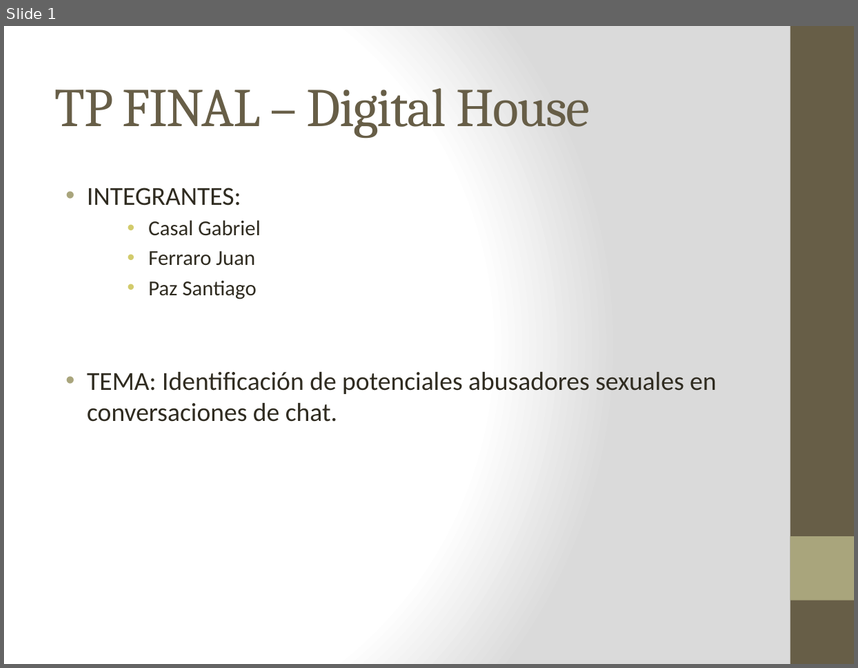
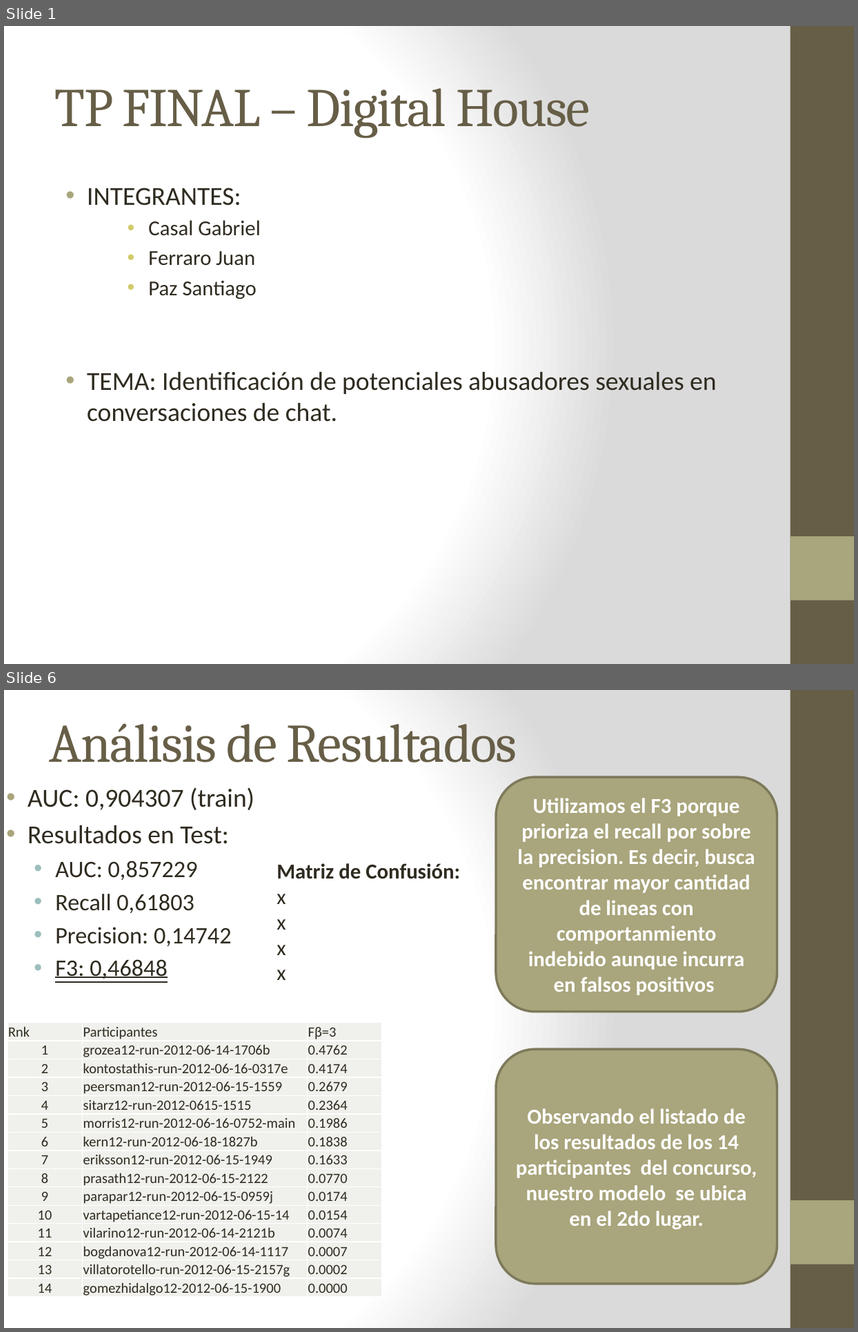
Before and after one commit to GabrielCasal/Digital_House, a slide deck: Tp Final/Presentacion/TP_FINAL_V1.pptx. Shown one above the other, each under a label of ours: slide 1 before the commit, slides 1 and 6 after it; the slides between them are not shown. The pictures are 858x668 and 858x1332 pixels, drawn with LibreOffice and Linux fonts; fonts in the diff are those of the drawing. Boxes give left, top, right and bottom in pixels: in the first picture for what was removed or moved away, otherwise in the second. Text is boxed around its words. In the diff, an @@ line names an element or a change of style, - is before the commit and + after.

```diff
--- a/Tp Final/Presentacion/TP_FINAL_V1.pptx
+++ b/Tp Final/Presentacion/TP_FINAL_V1.pptx
@@ slide 6 added at [4,690,854,1328], background gradient #FFFFFF to #DADADA; not listed: 2 template elements that a slide beside it also shows @@
@@ title added at [50,723,517,762], 46 pt, text #675E47 @@
+Análisis de Resultados
@@ text added at [27,787,254,982], 20 pt, text #2F2B20 @@
+• AUC: 0,904307 (train)
+• Resultados en Test:
+  • AUC: 0,857229
+  • Recall 0,61803
+  • Precision: 0,14742
+  • F3: 0,46848
@@ rounded rectangle added at [496,777,777,1012], fill #A9A57C, outline #7D7A5C 2 pt, 18 pt, text #FFFFFF, bold @@
+Utilizamos el F3 porque prioriza el recall por sobre la precision. Es decir, busca encontrar mayor cantidad de lineas con comportanmiento indebido aunque incurra en falsos positivos
@@ text added at [277,863,460,980], 18 pt, text #2F2B20, bold @@
+Matriz de Confusión:
+x
+x
+x
+x
@@ table added at [7,1023,382,1298], 15 rows, 3 columns @@
+Rnk | Participantes | Fβ=3
+1 | grozea12-run-2012-06-14-1706b | 0.4762
+2 | kontostathis-run-2012-06-16-0317e | 0.4174
+3 | peersman12-run-2012-06-15-1559 | 0.2679
+4 | sitarz12-run-2012-0615-1515 | 0.2364
+5 | morris12-run-2012-06-16-0752-main | 0.1986
+6 | kern12-run-2012-06-18-1827b | 0.1838
+7 | eriksson12-run-2012-06-15-1949 | 0.1633
+8 | prasath12-run-2012-06-15-2122 | 0.0770
+9 | parapar12-run-2012-06-15-0959j | 0.0174
+10 | vartapetiance12-run-2012-06-15-14 | 0.0154
+11 | vilarino12-run-2012-06-14-2121b | 0.0074
+12 | bogdanova12-run-2012-06-14-1117 | 0.0007
+13 | villatorotello-run-2012-06-15-2157g | 0.0002
+14 | gomezhidalgo12-2012-06-15-1900 | 0.0000
@@ rounded rectangle added at [496,1049,777,1283], fill #A9A57C, outline #7D7A5C 2 pt, 18 pt, text #FFFFFF, bold @@
+Observando el listado de los resultados de los 14 participantes del concurso, nuestro modelo se ubica en el 2do lugar.
```
Also in this commit, not shown: 2 slides changed, 2 other slides added, 5 slides removed, 1 other file.
